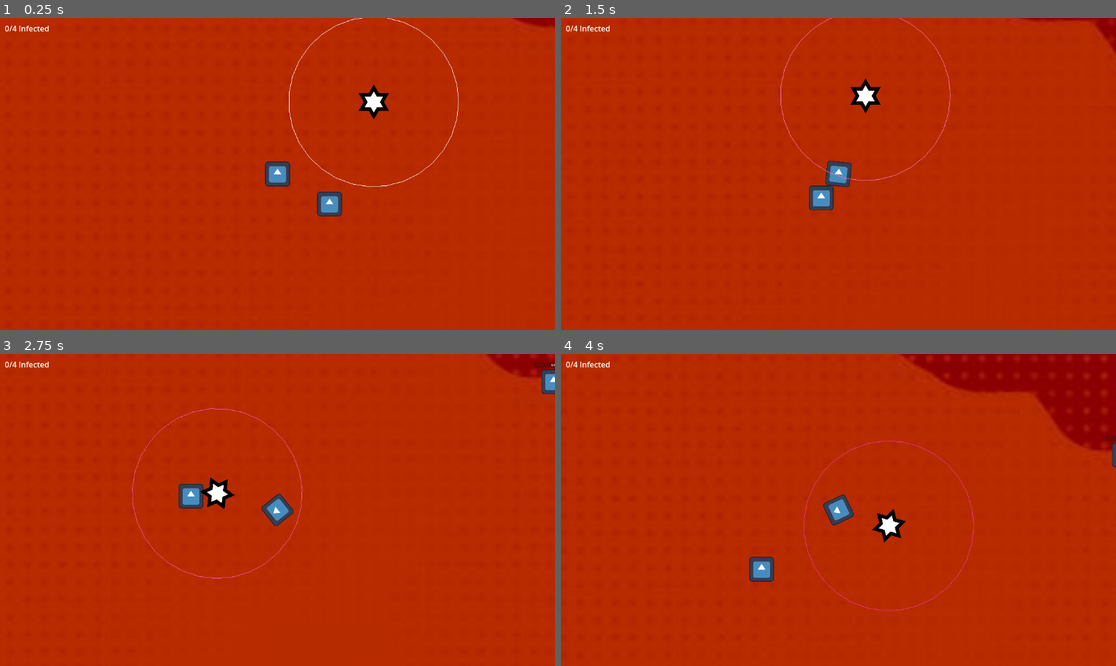
Above: before the commit, frames 1-4 (two rows, left to right).
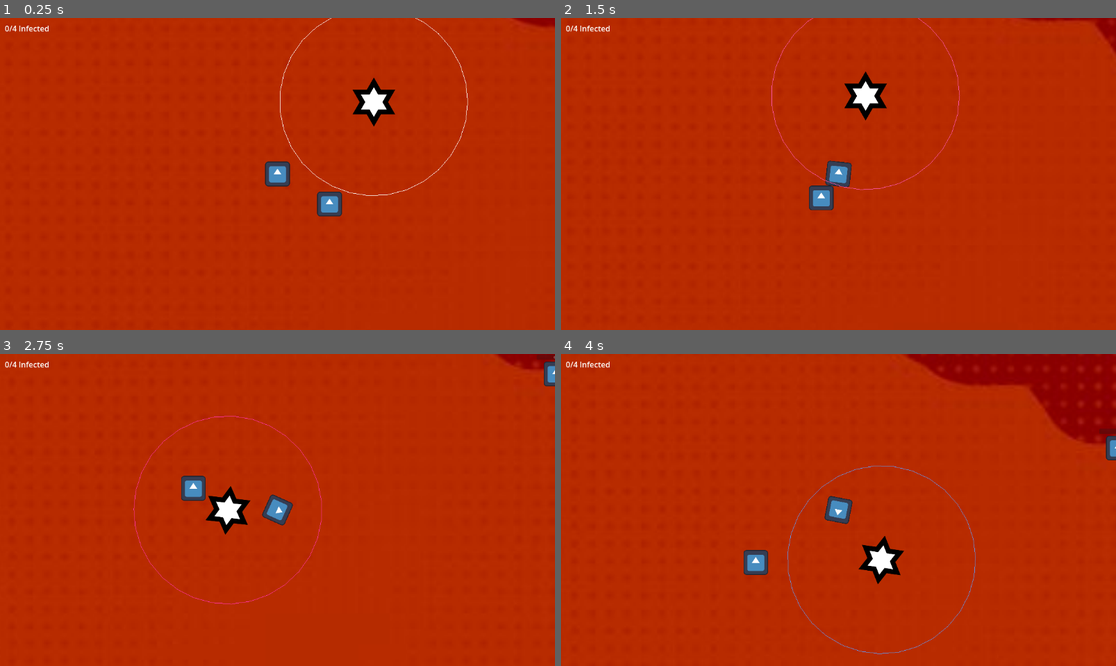
Above: after the commit, the same moments.

Repository: MarkusSecundus/GlobalJam_2026
Game: Godot game, scene res://maps/test_map.tscn
The game is run twice, just before and just after one commit, with the same random seed, the same clock (stepped at 60 frames per second) and the same inputs. The engine's default icon, where the game draws it, is replaced by a stand-in: a white triangle on a blue panel in a dark square.
Inputs:
- Up to frame 1 (0.25 s): no input
- Up to frame 2 (1.5 s): tap Enter at 0.5 s; hold D (Right) 0.53-1.28 s; hold S (Down) from 1.28 s (still down)
- Up to frame 3 (2.75 s): release S (Down) at 2.03 s; hold D (Right) from 2.03 s (still down)
- Up to frame 4 (4 s): release D (Right) at 2.78 s; hold W (Up) 2.78-3.53 s; hold A (Left) from 3.53 s (still down)

The runs differ from the first frame. In frame 1, 1.0% of the frame differs, in the area x 50-85%, y 0-58%; in frame 2, 0.9%; in frame 3, 2.4%; in frame 4, 2.9%, in the area x 32-100%, y 0-97%.

Commit message:
enemy tweaks

Diff:
--- a/prefabs/enemy.gd
+++ b/prefabs/enemy.gd
@@ -8,6 +8,9 @@
 
 # if nonzero = moving towards the player
 var attack_dir: Vector2 = Vector2.ZERO
+
+@export_flags("Tri", "Rect", "Circle") # must match Game.gd Mask enum
+var detectable_shapes: int = 0
 
 # 0 to 1.0 - full aggro
 var aggro_level: float = 0.0
--- a/prefabs/enemy.tscn
+++ b/prefabs/enemy.tscn
@@ -15,28 +15,26 @@
 }]
 
 [sub_resource type="CircleShape2D" id="CircleShape2D_ks3ws"]
-radius = 47.518417
+radius = 72.00694
 
 [sub_resource type="CircleShape2D" id="CircleShape2D_6n8dw"]
-radius = 441.11337
+radius = 488.12396
 
 [sub_resource type="CircleShape2D" id="CircleShape2D_yfjof"]
-radius = 71.0
+radius = 113.216606
 
 [node name="Enemy" type="RigidBody2D" unique_id=829923330]
 linear_damp = 1.0
 script = ExtResource("1_yfjof")
 
 [node name="AnimatedSprite2D" type="AnimatedSprite2D" parent="." unique_id=721535337]
-scale = Vector2(0.71875, 0.71875)
+scale = Vector2(1.0078125, 1.0078125)
 sprite_frames = SubResource("SpriteFrames_yfjof")
 
 [node name="CollisionShape2D" type="CollisionShape2D" parent="." unique_id=1176176293]
 shape = SubResource("CircleShape2D_ks3ws")
-metadata/_edit_lock_ = true
 
 [node name="PlayerDetectArea" type="Area2D" parent="." unique_id=187860005]
-metadata/_edit_lock_ = true
 
 [node name="CollisionShape2D" type="CollisionShape2D" parent="PlayerDetectArea" unique_id=418084397]
 shape = SubResource("CircleShape2D_6n8dw")
Not shown: 1 places in maps/test_map.tscn that only renumber resources
